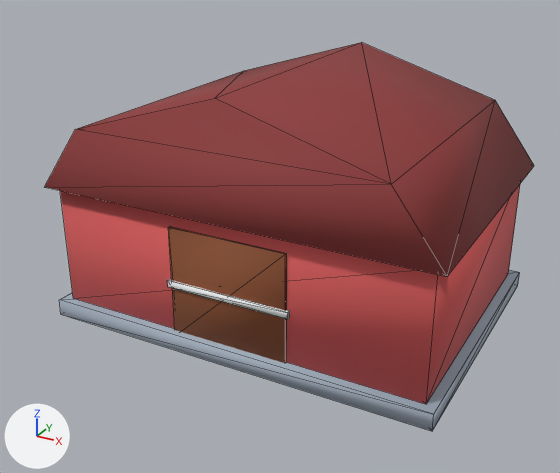
Before and after pictures for a commit that changed the glTF model assets/models/district-barn.glb.
The view is the same before and after, from a 50 mm camera at (10.18, -19.68, 11.92) aimed at (-0.11, -0.97, 2.57). The axes (+X, +Y, +Z) are drawn at lower left. The lights are the same throughout. The older version comes first. Mesh edges are drawn as thin lines. Where no turn or scale is listed for an object, it has been applied to the vertices.

The scene before the commit, as lines of its bpy script (objects in view):
```python
me_geometry_0 = bpy.data.meshes.new('geometry_0')
me_geometry_0.from_pydata(...)  # 42 vertices, 64 faces; spans x -6.0..6.0, y -4.4..4.4, z 0.0..7.5
me_geometry_0.materials.append(mat_sww_flat_vertex)
ob_geometry_0 = bpy.data.objects.new('geometry_0', me_geometry_0)
ob_geometry_0.location = (0.0, 0.0, 0.0)
```
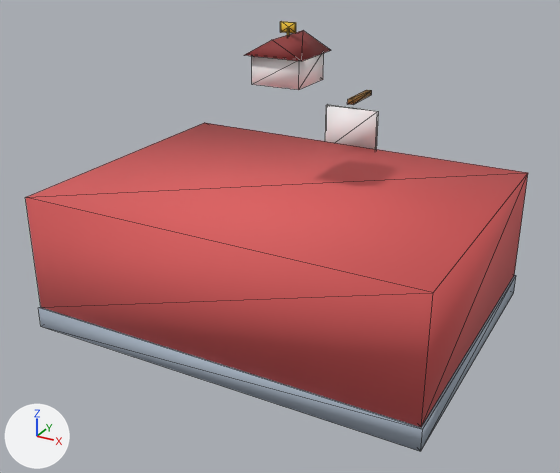
Pixel boxes [x1, y1, x2, y2] of what changed, in the pictures (560 x 473 px):
'geometry_0', reshaped (11% taller): before [45, 42, 534, 431]; after [25, 21, 528, 452]
part 1 of me_geometry_0, added: after [38, 275, 516, 452]
part 2 of me_geometry_0, added (red): after [25, 123, 528, 427]
part 3 of me_geometry_0, added: after [252, 53, 324, 90]
part 4 of me_geometry_0, added: after [280, 21, 296, 33]
part 5 of me_geometry_0, added: after [325, 104, 379, 149]
part 6 of me_geometry_0, added: after [347, 90, 372, 105]
part 7 of me_geometry_0, deleted: before [59, 270, 520, 431]
part 8 of me_geometry_0, deleted: before [167, 279, 290, 319]
part 9 of me_geometry_0, deleted (red): before [60, 185, 520, 404]
part 10 of me_geometry_0, deleted (brown): before [168, 227, 287, 363]
part 11 of me_geometry_0, cut back: before [45, 42, 534, 277]; after [245, 30, 331, 61]

What the commit changed:
me_geometry_0 is used by ob_geometry_0; location (0.0, 0.0, 0.0).
me_geometry_0 had 42 vertices, 64 faces and spanned x -6.0..6.0, y -4.4..4.4, z 0.0..7.5.
me_geometry_0 now has 100 vertices, 152 faces and spans x -6.0..6.0, y -5.25..5.25, z 0.0..8.8.
me_geometry_0 part 1: a new loose piece, a box spanning x -6.0..6.0, y -5.25..3.83, z 0.0..0.64, in mat_sww_flat_vertex.
me_geometry_0 part 2: a new loose piece, a box spanning x -5.95..5.95, y -5.2..3.78, z 0.64..4.15, in mat_sww_flat_vertex.
me_geometry_0 part 3: a new loose piece, a box spanning x -0.72..0.72, y -1.45..0.03, z 7.18..7.98, in mat_sww_flat_vertex.
me_geometry_0 part 4: a new loose piece, a box spanning x -0.233..0.233, y -0.729..-0.687, z 8.521..8.8, in mat_sww_flat_vertex.
me_geometry_0 part 5: a new loose piece, a box spanning x -0.93..0.93, y 3.76..3.89, z 3.83..5.43, in mat_sww_flat_vertex.
me_geometry_0 part 6: a new loose piece, a box spanning x -0.1..0.1, y 3.67..5.25, z 5.59..5.75, in mat_sww_flat_vertex.
me_geometry_0 part 7: the loose piece of 8 vertices spanning x -6.0..6.0, y -4.4..4.4, z 0.0..0.5 is deleted.
me_geometry_0 part 8: the loose piece of 8 vertices spanning x -1.9..1.9, y -4.22..-4.1, z 1.9..2.1 is deleted.
me_geometry_0 part 9: the loose piece of 8 vertices spanning x -5.7..5.7, y -4.1..4.1, z 0.5..4.2 is deleted.
me_geometry_0 part 10: the loose piece of 8 vertices spanning x -1.8..1.8, y -4.16..-4.08, z 0.3..3.7 is deleted.
Part 11, on me_geometry_0:
10 vertices are removed from x -6.0..6.0, y -4.4..4.4, z 4.2..7.5.
16 faces are deleted.
6 vertices are added at (-0.88, -1.61, 7.98), (0.88, -1.61, 7.98), (0.0, -1.61, 8.46), (0.88, 0.19, 7.98), (-0.88, 0.19, 7.98), (0.0, 0.19, 8.46).
8 new faces join them.
Other edits to the shape of me_geometry_0 do not show in these pictures.
